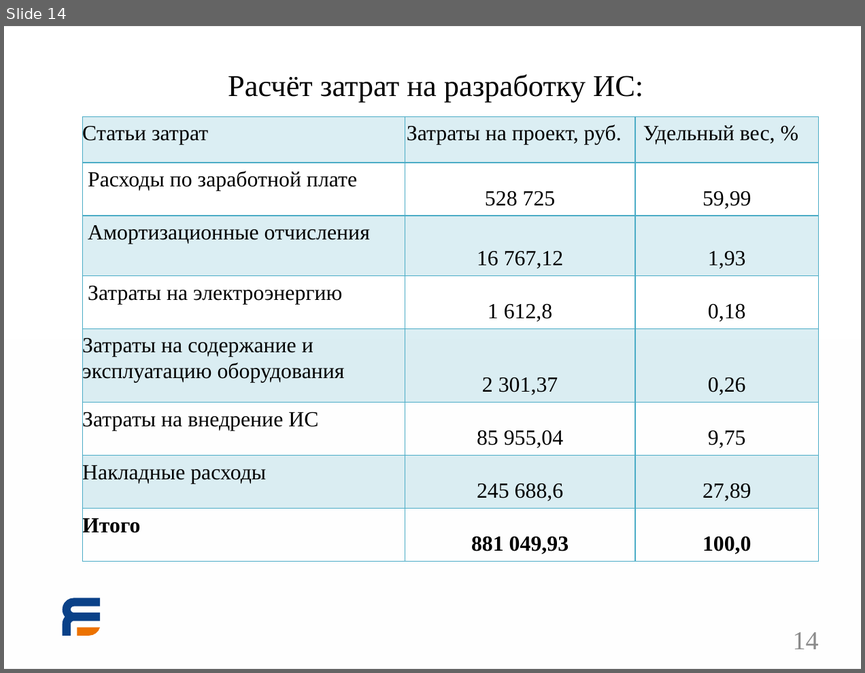
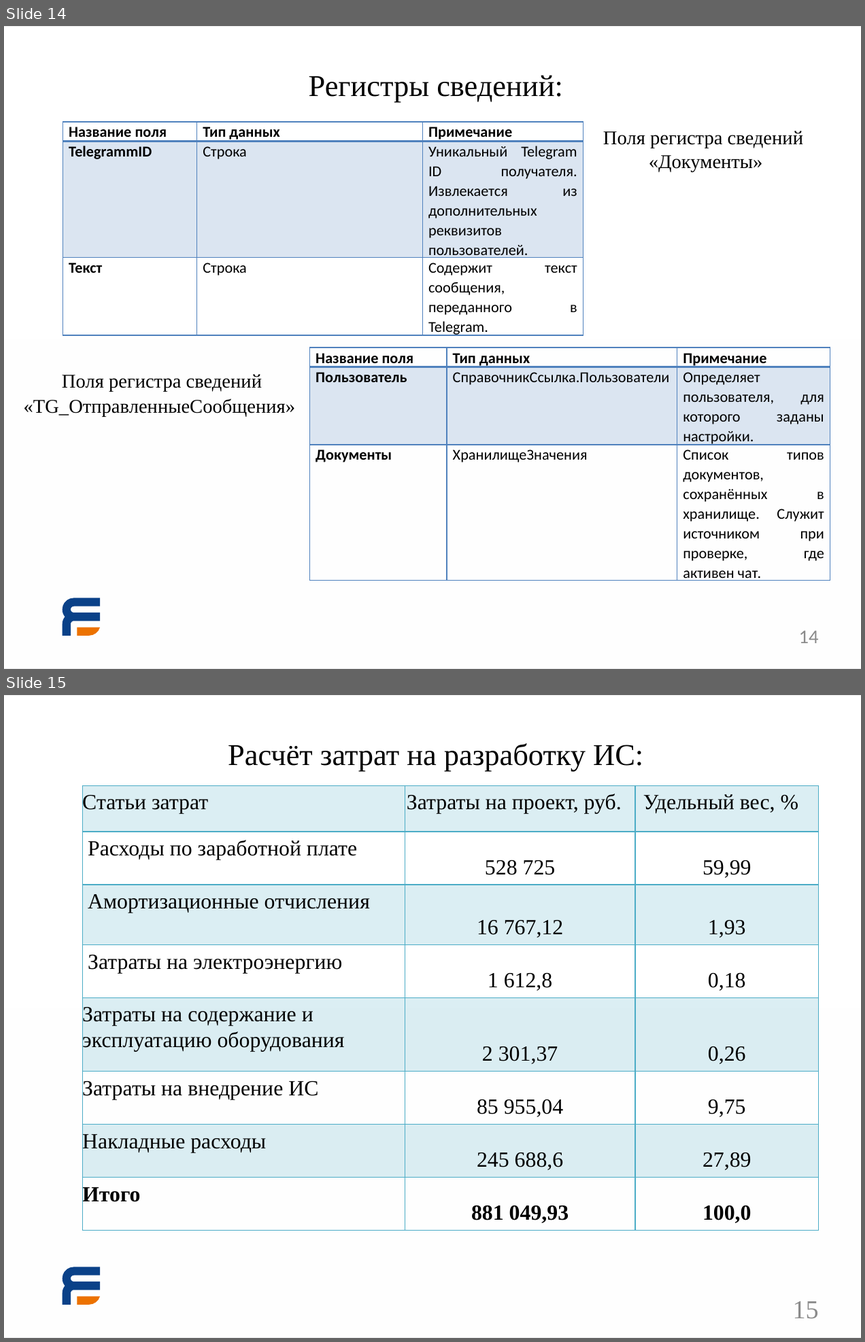
Before and after one commit to SamarinaAnastasia/VKR2025, a slide deck: 2025,ВКР,СамаринаАА,ЯГТУ,ЦИС-48.pptx. Shown one above the other, each under a label of ours: slide 14 before the commit, slides 14 and 15 after it. The pictures are 865x673 and 865x1342 pixels, drawn with LibreOffice and Linux fonts; fonts in the diff are those of the drawing; background and template pictures are left out. Boxes give left, top, right and bottom in pixels: in the first picture for what was removed or moved away, otherwise in the second. Text is boxed around its words. In the diff, an @@ line names an element or a change of style, - is before the commit and + after.

```diff
--- a/2025,ВКР,СамаринаАА,ЯГТУ,ЦИС-48.pptx
+++ b/2025,ВКР,СамаринаАА,ЯГТУ,ЦИС-48.pptx
@@ slide 14 added at <box>4,26,861,669</box>, background #FFFFFF; not listed: 4 template elements that a slide beside it also shows @@
@@ text added at <box>309,75,563,102</box>, 28 pt, text #000000 @@
+Регистры сведений:
@@ table added at <box>63,122,583,339</box>, 3 rows, 3 columns @@
+Название поля | Тип данных | Примечание
+TelegrammID | Строка | Уникальный Telegram ID получателя. Извлекается из дополнительных реквизитов пользователей.
+Текст | Строка | Содержит текст сообщения, переданного в Telegram.
@@ text added at <box>603,131,803,172</box>, 18 pt, text #000000 @@
+Поля регистра сведений
+«Документы»
@@ table added at <box>310,348,830,584</box>, 3 rows, 3 columns @@
+Название поля | Тип данных | Примечание
+Пользователь | СправочникСсылка.Пользователи | Определяет пользователя, для которого заданы настройки.
+Документы | ХранилищеЗначения | Список типов документов, сохранённых в хранилище. Служит источником при проверке, где активен чат.
@@ text added at <box>24,374,295,417</box>, 18 pt, text #000000 @@
+Поля регистра сведений «TG_ОтправленныеСообщения»
@@ page number added at <box>799,631,819,643</box>, 18 pt, text #8C8C8C @@
+14
@@ what was slide 14 is now slide 15 @@
@@ page number at <box>793,1302,819,1319</box>: text changed @@
-14
+15
```
Also in this commit, not shown: 2 slides changed.
